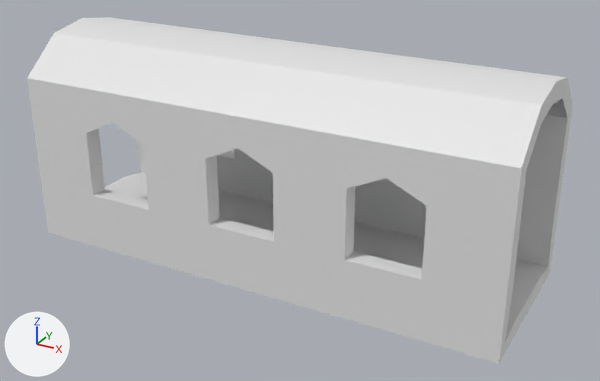
Renders of the FBX model ExperienciaXR/Assets/Mesh/Greybox__Trains.fbx from each side of a commit.
Before and after are seen from a camera (50 mm lens) standing at (6.74, -11.77, 7.17) and looking at (0.33, -0.11, 1.34). The lights are fixed; the arrows at lower left show +X, +Y and +Z. The first picture is the older version. Where no turn or scale is listed for an object, it has been applied to the vertices.

In view in the first picture: 'Tren'.
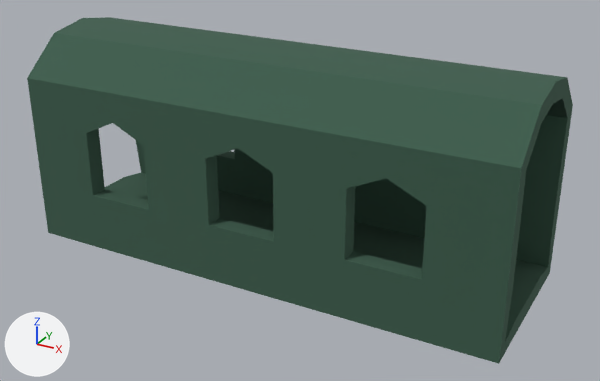
Pixel boxes (x1, y1, x2, y2) of what changed, in the pictures (600 x 381 px):
'Tren', surface changed (white to green)
    both: (27, 17, 573, 364)

The change in detail:
Picture 'Paleta copia.jpg' (img_paleta_copia_jpg) is new.
In material 'MainMaterial' (mat_mainmaterial), base_color is no longer (0.8, 0.8, 0.8), white #e7e7e7.
In material 'MainMaterial' (mat_mainmaterial), texture is now set to img_paleta_copia_jpg.
In material 'MainMaterial' (mat_mainmaterial), roughness goes from 0.5 to 1.0.
me_cube_012 has 308 vertices, 320 faces and spans x -4.42..4.42, y -1.53..1.53, z 0.0..3.85.
me_cube_012 is used by ob_tren; location (0.0, 0.0, 0.0).
me_cube_012 part 1: texture (UV) coordinates of 320 of 320 faces, centred in x -4.42..4.42, y -1.53..1.53, z 0.0..3.78, changed; they spanned u 0.12..0.88, v 0.25..1.0 and now span u 0.1..0.1, v 0.61..0.61.
